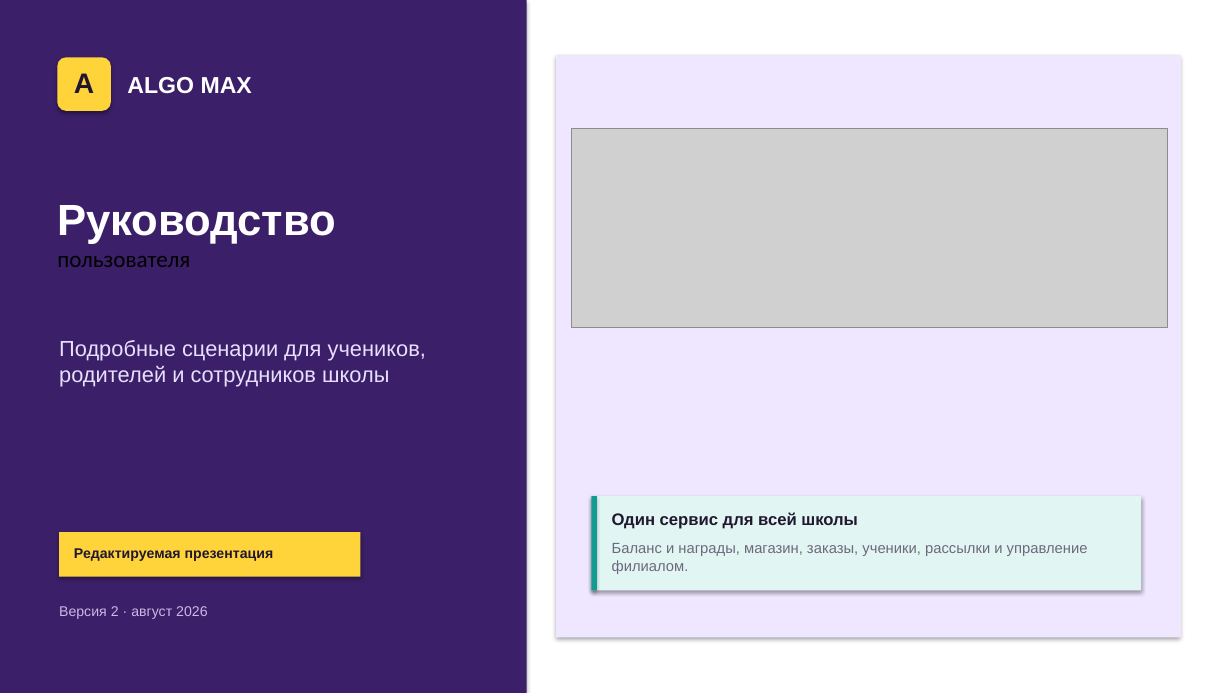
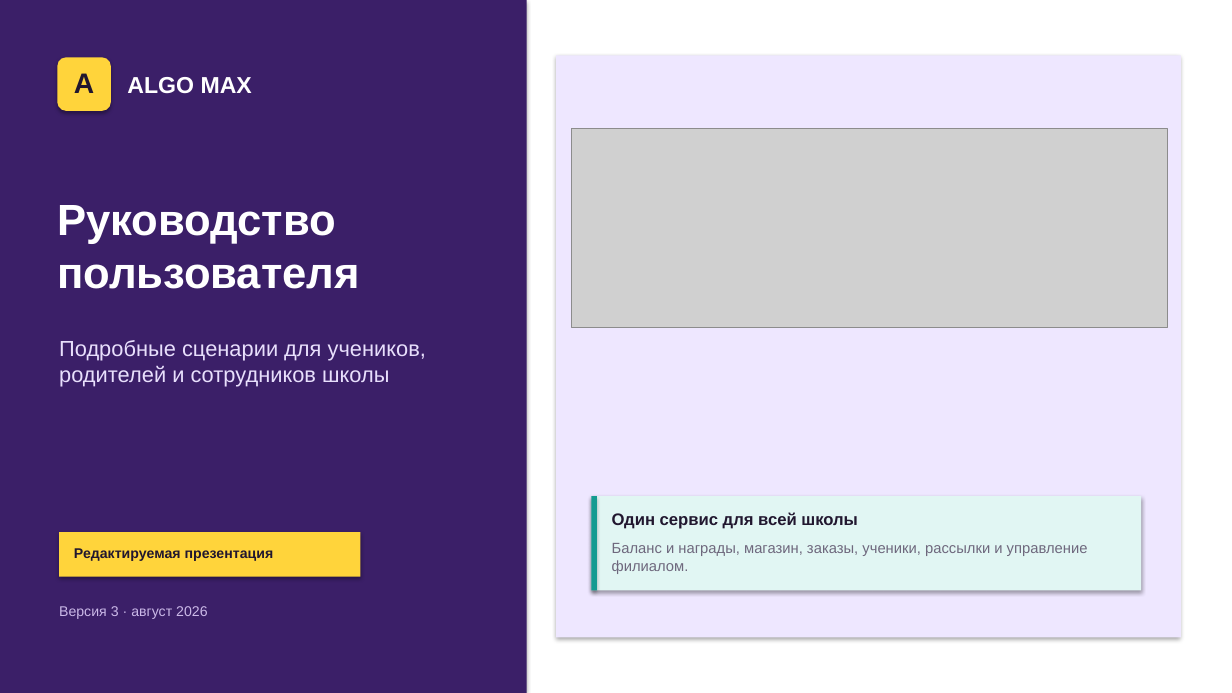
Before and after one commit to ImDoubleU/algo-bot-max, a slide deck: slide 1 of docs/Algo_MAX_Руководство_по_ролям.pptx. Drawn at 1232x693 pixels with LibreOffice and Linux fonts; fonts in the diff are those of the drawing; grey boxes stand for pictures. Boxes give left, top, right and bottom in pixels: in the first picture for what was removed or moved away, otherwise in the second. Text is boxed around its words. In the diff, an @@ line names an element or a change of style, - is before the commit and + after.

```diff
--- a/docs/Algo_MAX_Руководство_по_ролям.pptx
+++ b/docs/Algo_MAX_Руководство_по_ролям.pptx
@@ text "Руководство пользователя" at [57,205,359,289]: size 18 to 34 pt, font Calibri to Arial, text colour #000000 to #FFFFFF, bold on in "пользователя" @@
@@ text at [59,606,207,619]: text changed @@
-Версия 2 · август 2026
+Версия 3 · август 2026
```
Also in this commit, not shown: 5 other slides changed, 9 other files.
